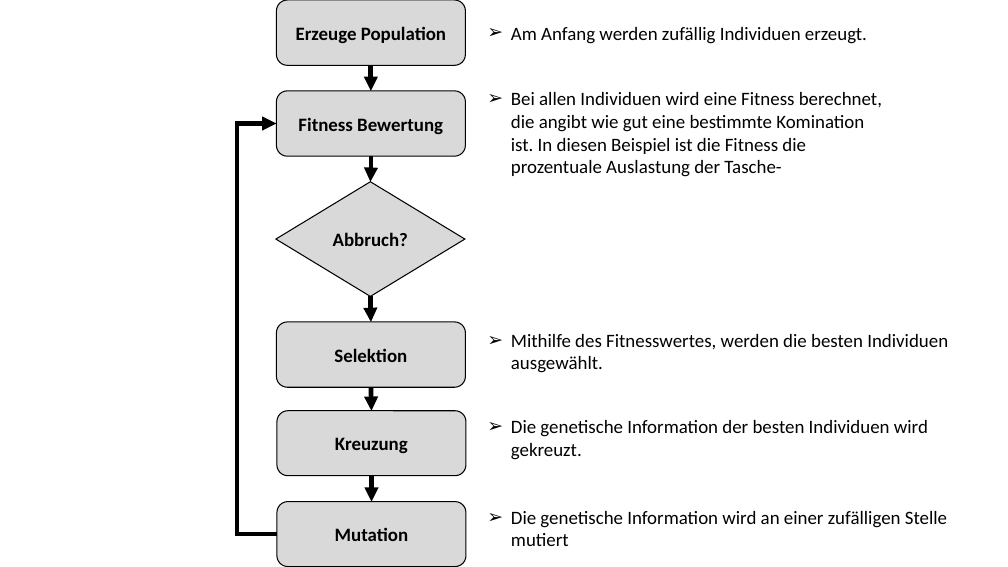
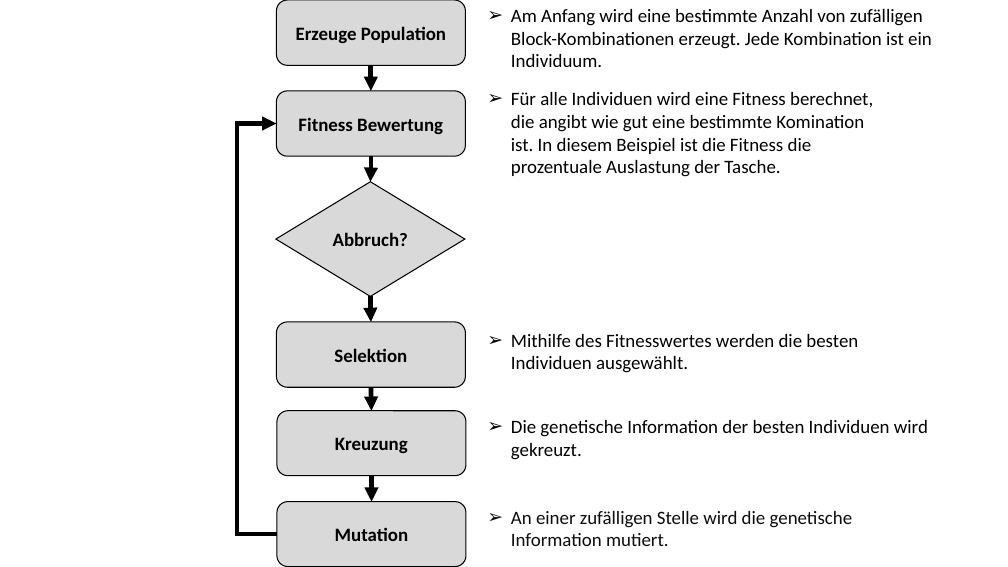
Before and after one commit to blaschma/Girls_Day_2024, a slide deck: slide 2 of img/Figures.pptx. Drawn at 1008x567 pixels with LibreOffice and Linux fonts; fonts in the diff are those of the drawing. Boxes give left, top, right and bottom in pixels: in the first picture for what was removed or moved away, otherwise in the second. Text is boxed around its words. In the diff, an @@ line names an element or a change of style, - is before the commit and + after.

```diff
--- a/img/Figures.pptx
+++ b/img/Figures.pptx
@@ text at (511, 9, 932, 67): text changed @@
-➢ Am Anfang werden zufällig Individuen erzeugt.
+➢ Am Anfang wird eine bestimmte Anzahl von zufälligen Block-Kombinationen erzeugt. Jede Kombination ist ein Individuum.
@@ text at (511, 92, 873, 177): text changed @@
-➢ Bei allen Individuen wird eine Fitness berechnet, die angibt wie gut eine bestimmte Komination ist. In diesen Beispiel ist die Fitness die prozentuale Auslastung der Tasche-
+➢ Für alle Individuen wird eine Fitness berechnet, die angibt wie gut eine bestimmte Komination ist. In diesem Beispiel ist die Fitness die prozentuale Auslastung der Tasche.
@@ text at (511, 334, 858, 373): text changed @@
-➢ Mithilfe des Fitnesswertes, werden die besten Individuen ausgewählt.
+➢ Mithilfe des Fitnesswertes werden die besten Individuen ausgewählt.
@@ text at (511, 511, 853, 546): text changed; text colour #000000 to #0D0D0D @@
-➢ Die genetische Information wird an einer zufälligen Stelle mutiert
+➢ An einer zufälligen Stelle wird die genetische Information mutiert.
```
Also in this commit, not shown: 6 other files.
